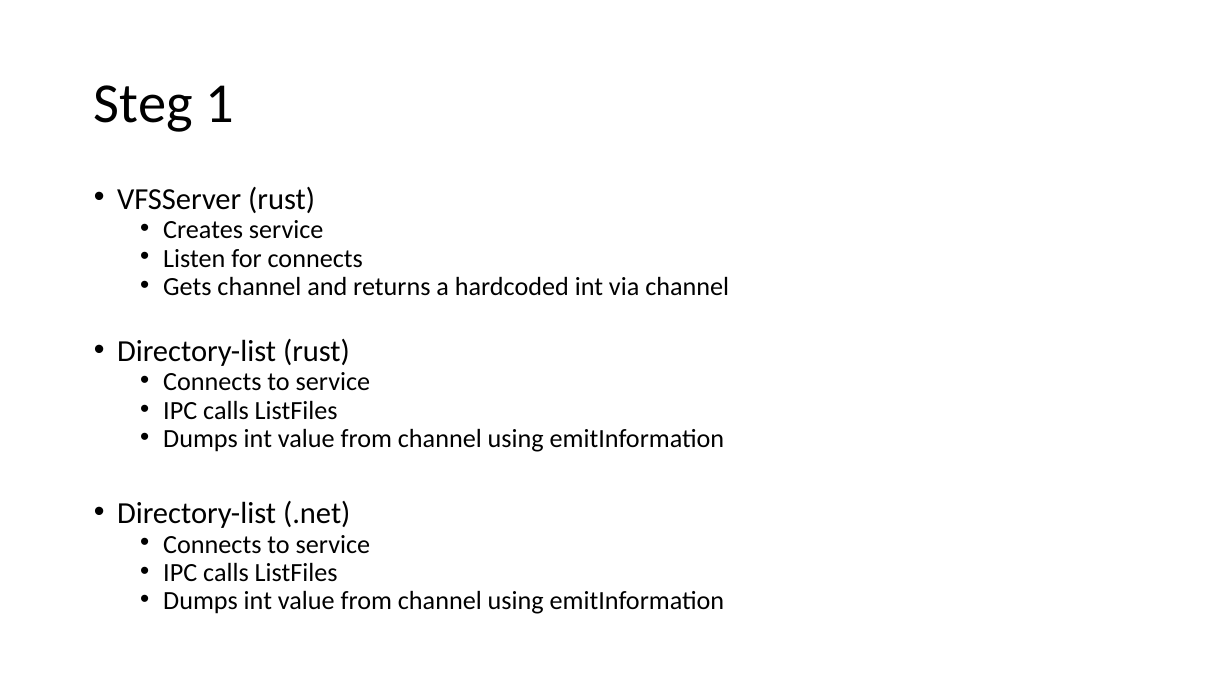
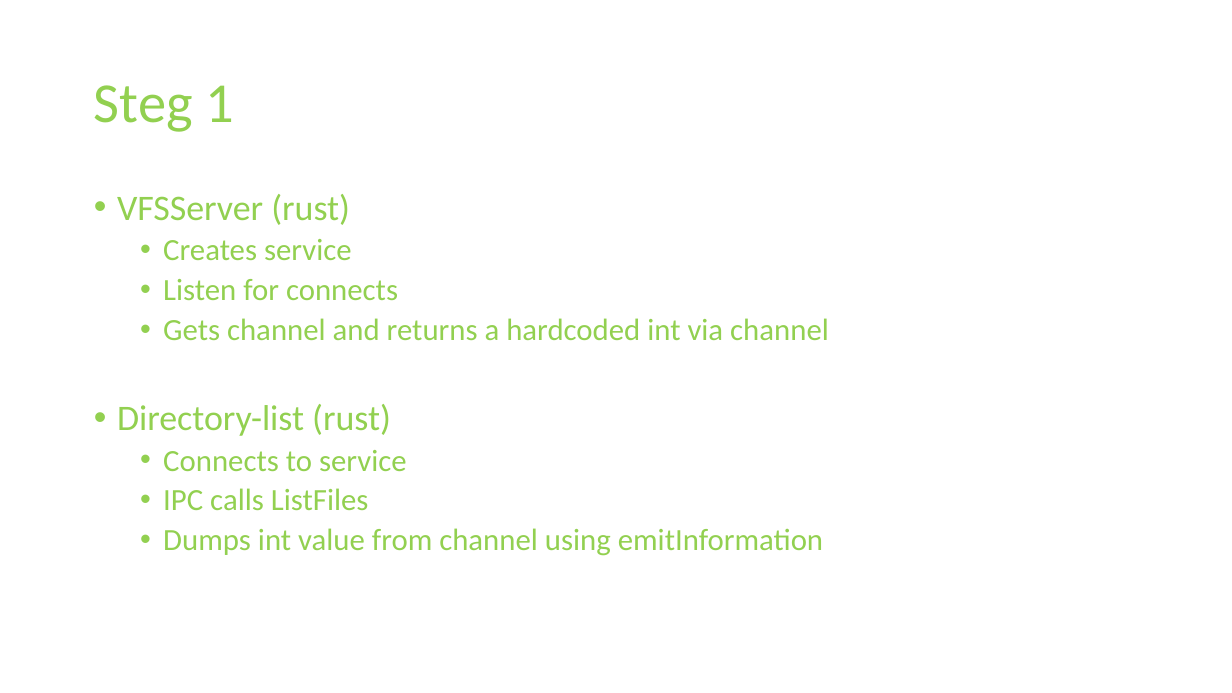
Before and after one commit to doverhill/ChaosLab, a slide deck: slide 2 of Structure.pptx. Drawn at 1232x693 pixels with LibreOffice and Linux fonts; fonts in the diff are those of the drawing. Boxes give left, top, right and bottom in pixels: in the first picture for what was removed or moved away, otherwise in the second. Text is boxed around its words. In the diff, an @@ line names an element or a change of style, - is before the commit and + after.

```diff
--- a/Structure.pptx
+++ b/Structure.pptx
@@ title "Steg 1" at (x1=94, y1=85, x2=235, y2=132): text colour #000000 to #92D050 @@
@@ text "VFSServer (rust)" at (x1=117, y1=194, x2=829, y2=556): size 23.8 to 28 pt in "VFSServer (rust)", "Directory-list (rust)"; text colour #000000 to #92D050; size 20.4 to 24 pt in "Creates service", "Listen for connects", "Gets channel and returns a hardcoded int ...", "Connects to service" and 2 more places; line spacing 0.7 to 0.9 @@
@@ text at (x1=117, y1=501, x2=725, y2=614): paragraphs removed @@
-• Directory-list (.net)
-  • Connects to service
-  • IPC calls ListFiles
-  • Dumps int value from channel using emitInformation
```
Also in this commit, not shown: 2 other slides changed, 1 slide added, 29 other files.
